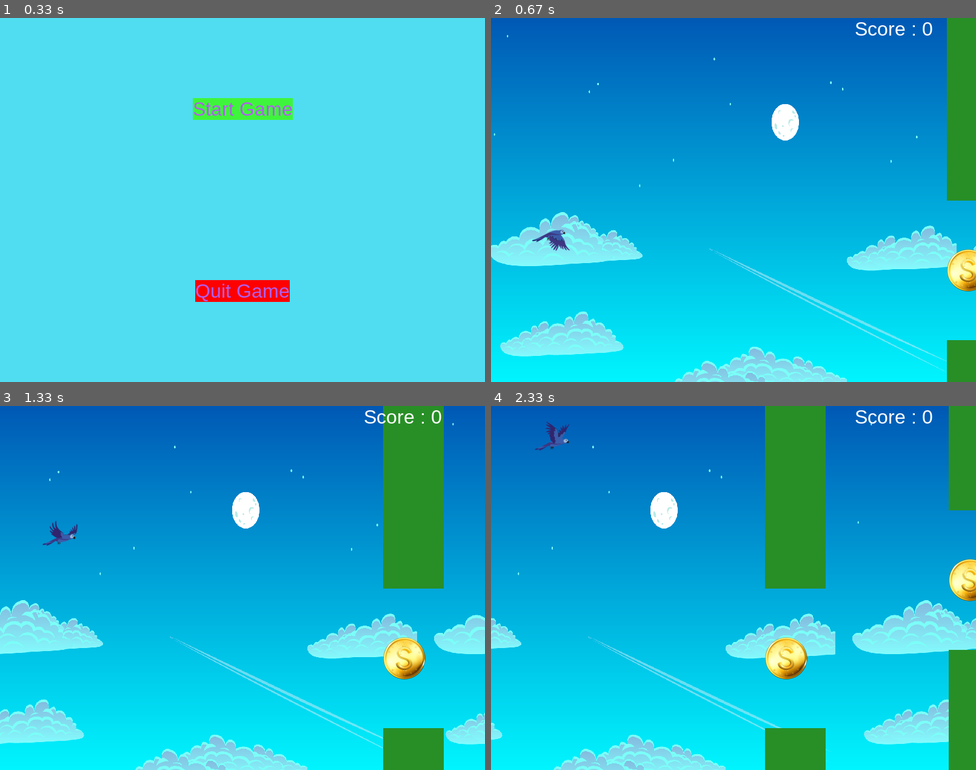
Above: before the commit, frames 1-4 (two rows, left to right).
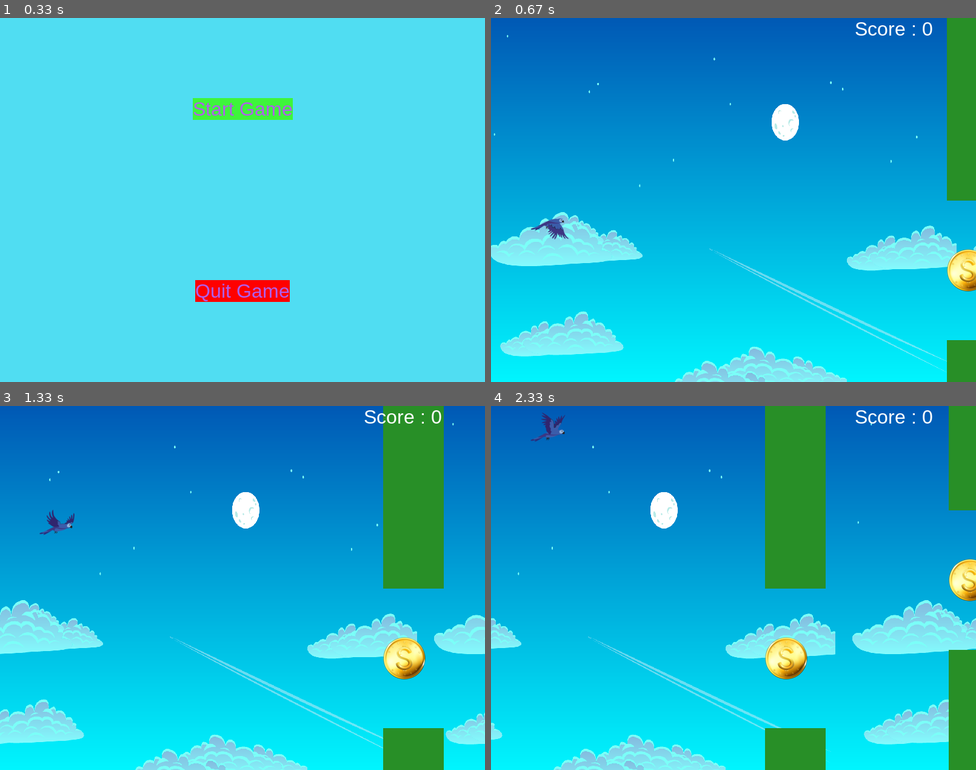
Above: after the commit, the same moments.

Repository: code4tomorrow/python
Game: pygame game, started from games/chapter4/solutions/flappy_bird/OOPflappybird.py
Two runs of this game, one before a commit and one after it. Both use one fixed random seed, a clock stepped at 60 frames per second and the inputs below.
Inputs:
- Up to frame 1 (0.33 s): no input
- Up to frame 2 (0.67 s): click "Start Game" at 0.38 s
- Up to frame 3 (1.33 s): hold Up 0.67-1.13 s; hold Up from 1.17 s (still down)
- Up to frame 4 (2.33 s): release Up at 1.53 s; hold Up 1.57-1.87 s; hold Up 1.9-2.27 s; hold Up from 2.3 s (still down)

Frame 1 is identical in both runs. In frame 2, 0.3% of the frame differs, in the area x 8-17%, y 55-64%; in frame 3, 0.3%; in frame 4, 0.3%.

Commit message:
fine-tune OOPflappybird.py

Diff:
--- a/games/chapter4/solutions/flappy_bird/OOPflappybird.py
+++ b/games/chapter4/solutions/flappy_bird/OOPflappybird.py
@@ -133,6 +133,7 @@
         )
         self.upmomentum = 0
         self.goingup = False
+        self.curSpriteIdx = 0
 
     def processSpritesheet(
         self,
@@ -149,24 +150,35 @@
         ) // numPicsY
         for row in range(numPicsX):
             for column in range(numPicsY):
-                self.sprites.append(
-                    Spritesheet.subsurface(
-                        (
-                            row * self.spriteFrameWidth + xOffset,
-                            column * self.spriteFrameHeight + yOffset,
-                            self.spriteFrameWidth,
-                            self.spriteFrameHeight,
-                        )
+                temp = Spritesheet.subsurface(
+                    (
+                        row * self.spriteFrameWidth + xOffset,
+                        column * self.spriteFrameHeight + yOffset,
+                        self.spriteFrameWidth,
+                        self.spriteFrameHeight,
                     )
                 )
-
-    def draw(self, screen: pygame.Surface):
+                # get the bounding box for the actual colored pixels
+                # (so that we won't be blit-ing extra empty pixels)
+                # (makes collisions more accurate)
+                temprect = temp.get_bounding_rect()
+                # then, append the shortened image to the sprites list
+                self.sprites.append(temp.subsurface(temprect))
+
+    def draw(self, screen: pygame.Surface, framecount: int):
+        curr_sprite_idx = framecount // 5 % len(self.sprites)
+        if curr_sprite_idx != self.curSpriteIdx:
+            # if it is now a different sprite, adjust self.rect
+            # so that it won't be bigger or smaller than the new sprite
+            self.curSpriteIdx = curr_sprite_idx
+            temp = self.sprites[self.curSpriteIdx]
+            self.rect = temp.get_rect().move(
+                self.rect.topleft[0], self.rect.topleft[1]
+            )
         super().draw(screen, BLACK)
 
-    def blit(self, screen: pygame.Surface, framecount: int):
-        # change to a new sprite every 5 frames
-        curr_sprite = framecount // 5 % len(self.sprites)
-        screen.blit(self.sprites[curr_sprite], self.rect)
+    def blit(self, screen: pygame.Surface):
+        screen.blit(self.sprites[self.curSpriteIdx], self.rect)
 
     def movement(self, event):
         JUMPHEIGHT = 15
@@ -309,7 +321,7 @@
     def drawAll(self):
         # draw bird and coin rectangles before background so that they won't
         # show
-        self.bird.draw(screen)
+        self.bird.draw(screen, self.framecount)
         for coin in self.coins:
             coin.draw(screen)
 
@@ -319,7 +331,7 @@
             tube.draw(screen)
 
         # blit images/sprites onto the screen
-        self.bird.blit(screen, self.framecount)
+        self.bird.blit(screen)
         for coin in self.coins:
             coin.blit(screen)
 
--- a/games/chapter4/solutions/flappy_bird/flappybird.py
+++ /dev/null
@@ -1,271 +0,0 @@
-import pygame
-
-pygame.init()
-import math
-
-pi = math.pi
-import random
-
-# from replit import audio
-SIZE = (800, 600)
-screen = pygame.display.set_mode(SIZE)
-width = 800
-height = 600
-LGREEN = (62, 245, 59)
-DGREEN = (40, 143, 39)
-YELLOW = (250, 250, 37)
-WHITE = (255, 255, 255)
-BLACK = (0, 0, 0)
-RED = (255, 0, 0)
-LILAC = (175, 95, 237)
-LBLUE = (80, 221, 242)
-DBLUE = (80, 99, 242)
-PINK = (245, 144, 188)
-CYAN = (0, 150, 150)
-
-running = True
-myClock = pygame.time.Clock()
-finish = ["F", "I", "N", "I", "S", "H"]
-# img = pygame.image.load('bird.png')
-# img.convert()
-backgroundimg = pygame.image.load(
-    "C:/Projects/python_repo/games/chapter4/solutions/flappy_bird/background.png"
-)
-backgroundimg = pygame.transform.scale(backgroundimg, (width, height))
-spritesheet = pygame.image.load(
-    "C:/Projects/python_repo/games/chapter4/solutions/flappy_bird/flyingbird.png"
-)
-
-coinpic = pygame.image.load(
-    "C:/Projects/python_repo/games/chapter4/solutions/flappy_bird/coin.png"
-)
-# ------------------------------states of the game
-MENUSTATE = 0  # Menu Screen
-GAMESTATE = 1  # Play Game
-LOSESTATE = 2  # u loose
-QUITSTATE = 3
-NUMSTATES = 4
-# states withen game state: to make flappy bird move
-KEY_RIGHT = False
-KEY_LEFT = False
-KEY_UP = False
-KEY_DOWN = False
-HIT_COIN = False
-# ----------------------drawings for menustate and gamestate
-
-# -----------------------MENUSTATE------------------------
-def displaytext(words, color, x, y, size):
-    font = pygame.font.SysFont("arial", size)
-    text = font.render(words, True, color)
-    textRect = text.get_rect()
-    textRect.center = (x, y)
-    screen.blit(text, textRect)
-
-
-# -------------------------------------will be in main loop
-def main_page(screen):
-    pygame.draw.rect(screen, LBLUE, (0, 0, 800, 600))  # background drawing
-    pygame.draw.rect(screen, LGREEN, (150, 100, 500, 100))
-    displaytext("Play Flappy Bird", LILAC, 400, 150, 40)
-    pygame.draw.rect(screen, LGREEN, (150, 300, 500, 100))
-    displaytext("Quit Game :(", LILAC, 400, 350, 40)
-
-
-# ------------------------GAMESTATE------------------------
-def pillars(topGap):
-    global rectList
-    topRect = pygame.Rect(550, 0, 100, topGap)
-    bottomRect = pygame.Rect(550, topGap + 230, 100, height)
-    rectList.append(topRect)
-    rectList.append(bottomRect)
-    return rectList
-
-
-def load_sprites(spritesheet, DIMw, DIMh, offset):
-    sprites = []
-    W = spritesheet.get_width() // DIMw  # frame width
-    H = spritesheet.get_height() // DIMh  # frame height
-    for i in range(
-        DIMw * DIMh - offset
-    ):  # offset is if there are extra blank frames
-        x = i % DIMw * W  # x coordinate of frame
-        y = i // DIMw * H  # y coordinate of frame
-        sprites.append(spritesheet.subsurface(pygame.Rect(x, y, W, H)))
-        # cuts out the frame onto a subsurface then added to list
-    return sprites  # sends the list back to the main program
-
-
-# ---------------------------------------------will be in main loop
-def movement(birdrect):
-    global acceleration, HIT_COIN, score
-    if KEY_UP == True and birdrect[1] > 10:
-        if acceleration >= 0:
-            a = birdrect[1]
-            birdrect[1] -= acceleration
-            acceleration -= 1
-            if birdrect[1] >= a:
-                birdrect[1] = a
-            if HIT_COIN == True:
-                HIT_COIN = False
-                score += 1
-        else:  # if acceleration is less than 0, go back to falling
-            if birdrect[1] < 580:
-                birdrect[1] += 4
-    else:
-        if birdrect[1] < 580:
-            birdrect[1] += 4
-            if HIT_COIN == True:
-                HIT_COIN = False
-                score += 1
-    return birdrect[1]
-
-
-def drawCoin(topGap):
-    global rectList
-    for element in rectList:
-        coinrect = pygame.Rect(element[0], topGap + 100, 70, 70)
-        return coinrect
-
-
-def draw_background(screen, birdrect, backgroundX):
-    global rectList, topGap, score
-    screen.blit(backgroundimg, (backgroundX, 0))
-    screen.blit(backgroundimg, (backgroundX + width, 0))
-    displaytext("SCORE: " + str(score), WHITE, 600, 30, 32)
-    for element in rectList:
-        pygame.draw.rect(screen, LGREEN, element)
-    # birdrect.center = 300,ypos
-    pygame.draw.rect(screen, BLACK, drawCoin(topGap))
-    screen.blit(coinpic, drawCoin(topGap))
-    pygame.draw.rect(screen, BLACK, birdrect)
-    screen.blit(sprites[framecount // 5 % len(sprites)], (birdrect))
-    # screen.blit(img, birdrect)
-
-
-# ------------------------------------ LOSER PAGE
-# --------------------------seen in loop
-def losepage(screen):
-    pygame.draw.rect(
-        screen, PINK, (0, 0, screen.get_width(), screen.get_height())
-    )
-    pygame.draw.rect(screen, LBLUE, (150, 100, 500, 100))
-    displaytext("Play Again?", DBLUE, 400, 150, 40)
-    displaytext("YOU LOSE ^-^ ", RED, 400, 250, 70)
-    pygame.draw.rect(screen, LGREEN, (150, 300, 500, 100))
-    displaytext("Quit Game :(", LILAC, 400, 350, 40)
-
-
-# ------------------------------------------------------------------
-def getNewState(but, curState, x, y):
-    if but == 1 and curState == MENUSTATE and 150 < x < 650 and 100 < y < 200:
-        # during menu state if button clicked, gamestate begins
-        return GAMESTATE
-    elif (
-        but == 1 and curState == MENUSTATE and 150 < x < 650 and 300 < y < 400
-    ):
-        return QUITSTATE
-    elif (
-        but == 1 and curState == LOSESTATE and 150 < x < 650 and 100 < y < 200
-    ):
-        print("you lost")
-        return GAMESTATE
-    elif (
-        but == 1 and curState == LOSESTATE and 150 < x < 650 and 300 < y < 400
-    ):
-        return QUITSTATE
-    else:  # will happen for clicks outside of boxes on the "menu"
-        print("check test")
-        print("button is", but)
-        return curState
-        # if this isn't done, then a click outside of box will cause an
-        # effective crash
-
-
-# -------------------------------------rect collision check
-def collision(ypos, pilla):
-    if ypos.colliderect(pilla):
-        return True
-    return False
-
-
-# --------------------------------------MAIN LOOP TIME
-myClock = pygame.time.Clock()
-running = True
-
-birdrect = pygame.Rect(100, 310, 50, 50)
-backgroundX = 0
-state = MENUSTATE
-rectList = []
-rectList = pillars(300)
-framecount = 0
-topGap = 300  # initial value
-score = 0
-
-while running:
-    framecount += 1
-    sprites = load_sprites(spritesheet, 3, 3, 0)
-    for evnt in pygame.event.get():
-        if evnt.type == pygame.QUIT:
-            running = False
-        # ----------------------------CHECKING KEY EVENTS
-        # KEYDOWN
-        if evnt.type == pygame.KEYDOWN:
-            if evnt.key == pygame.K_LEFT:
-                KEY_LEFT = True
-            if evnt.key == pygame.K_RIGHT:
-                KEY_RIGHT = True
-            if evnt.key == pygame.K_UP and KEY_UP == False:
-                KEY_UP = True
-                acceleration = 15
-        if evnt.type == pygame.KEYUP:
-            if evnt.key == pygame.K_LEFT:
-                KEY_LEFT = False
-            if evnt.key == pygame.K_RIGHT:
-                KEY_RIGHT = False
-            if evnt.key == pygame.K_UP:
-                KEY_UP = False
-        # ------------------------CHECKING MOUSE CLICK EVENTS
-        if evnt.type == pygame.MOUSEBUTTONDOWN:
-            button = evnt.button
-            a, b = evnt.pos
-            state = getNewState(button, state, a, b)
-    # -----------------------------------------EXIT FOR LOOP
-    # CHECK FOR STATE AND EXCECUTE BASED ON SPECIFIC STATE
-    if state == MENUSTATE:
-        main_page(screen)
-    if state == GAMESTATE:
-        birdrect[1] = movement(birdrect)
-        draw_background(screen, birdrect, backgroundX)
-        backgroundX -= 2
-        if backgroundX < -1 * width:
-            backgroundX = 0
-        for element in rectList:
-            element[0] -= 3
-            if element[0] < 70:
-                rectList.clear()
-                topGap = random.randint(150, 450)
-                rectList = pillars(topGap)
-                drawCoin(topGap)
-        for element in rectList:
-            if collision(birdrect, element) == True:
-                state = LOSESTATE
-        if (
-            collision(birdrect, drawCoin(topGap)) == True
-            and drawCoin(topGap)[0] == 145
-        ):
-            HIT_COIN = True
-            # print(score)                                        #fix collision and check jump
-    if state == LOSESTATE:
-        losepage(screen)
-        birdrect = pygame.Rect(100, 310, 50, 50)
-        backgroundX = 0
-        rectList = []
-        rectList = pillars(300)
-        framecount = 0
-        topGap = 300  # initial value
-        score = 0
-    if state == QUITSTATE:
-        running = False
-    pygame.display.flip()
-    myClock.tick(60)
-pygame.quit()
